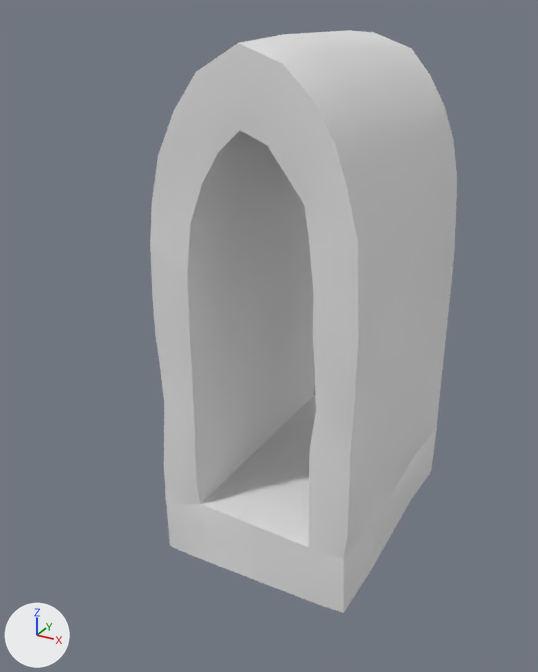
Two versions of the FBX model Assets/Assets/Enviroment_Low/Low_Poly_OK/marco_ventana_piedra_LOW.fbx, one commit apart.
Before and after are seen from a 50 mm lens placed at (1.14, -2.45, 2.03), pointed at (-0.11, -0.18, 0.89). The axes (+X, +Y, +Z) are drawn at lower left. The lights are the same throughout. The first picture is the older version. Materials are left out; every surface is plain grey. Where no turn or scale is listed for an object, it has been applied to the vertices.

Script lines for the objects in view, before the commit:
```python
me_mesh = bpy.data.meshes.new('Mesh')
me_mesh.from_pydata(...)  # 374 vertices, 374 faces; spans x -0.39..0.39, y -0.52..0.52, z 0.02..1.95
ob_base_arco_ventana_piedra_low = bpy.data.objects.new('base_arco_ventana_piedra_LOW', me_mesh)
ob_base_arco_ventana_piedra_low.location = (0.0, 0.0, 0.0)
```
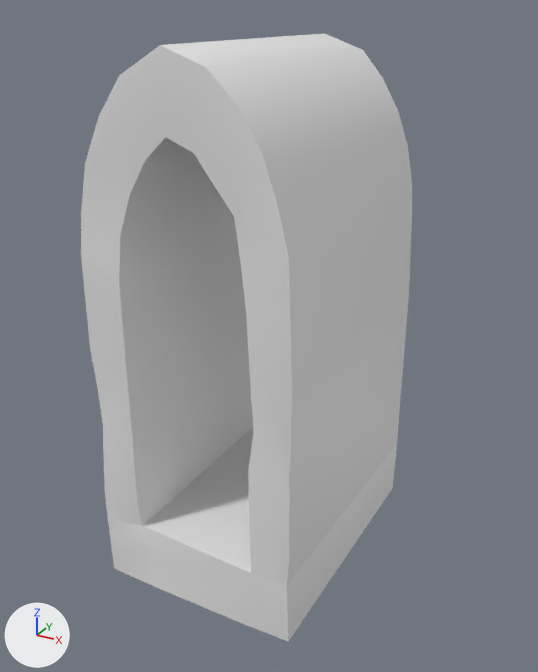
Boxes [x1, y1, x2, y2] around the edits, measured in the pictures (538 x 672 px):
'base_arco_ventana_piedra_LOW', reshaped, moved (8% wider)
    before: [150, 30, 457, 613]
    after: [81, 33, 412, 642]
part 1 of me_mesh, deleted
    before: [150, 30, 457, 613]

What the commit changed:
me_mesh is used by ob_base_arco_ventana_piedra_low; location (0.0, 0.0, 0.0).
me_mesh had 374 vertices, 374 faces and spanned x -0.39..0.39, y -0.52..0.52, z 0.02..1.95.
me_mesh now has 140 vertices, 280 faces and spans x -0.39..0.38, y -0.52..0.52, z 0.03..1.94.
me_mesh part 1: 234 vertices removed from x -0.39..0.39, y -0.52..0.52, z 0.02..1.95.
Object 'base_arco_ventana_piedra_LOW' (ob_base_arco_ventana_piedra_low) moves from (0.0, 0.0, 0.0) to (-0.113, -0.213, 0.0).
